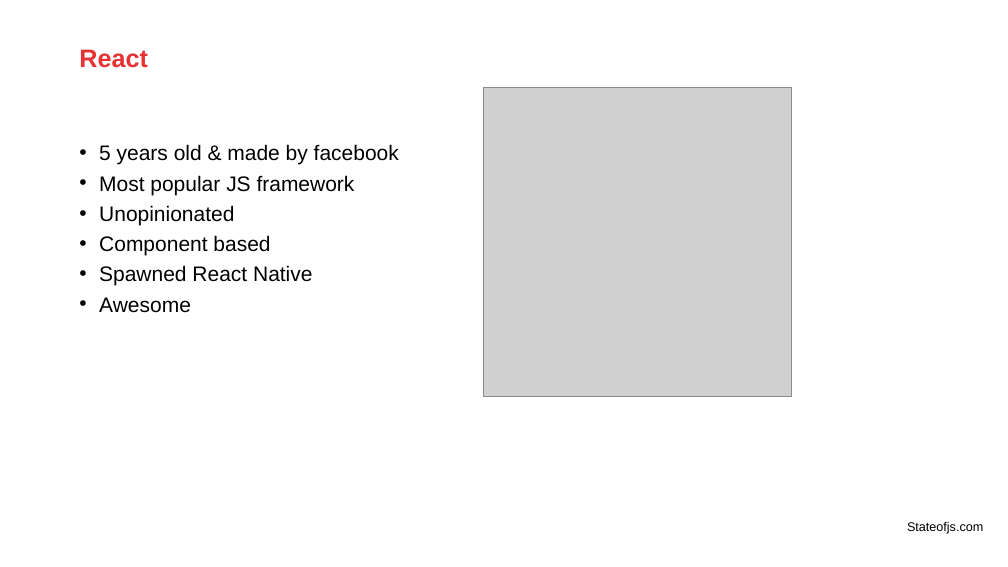
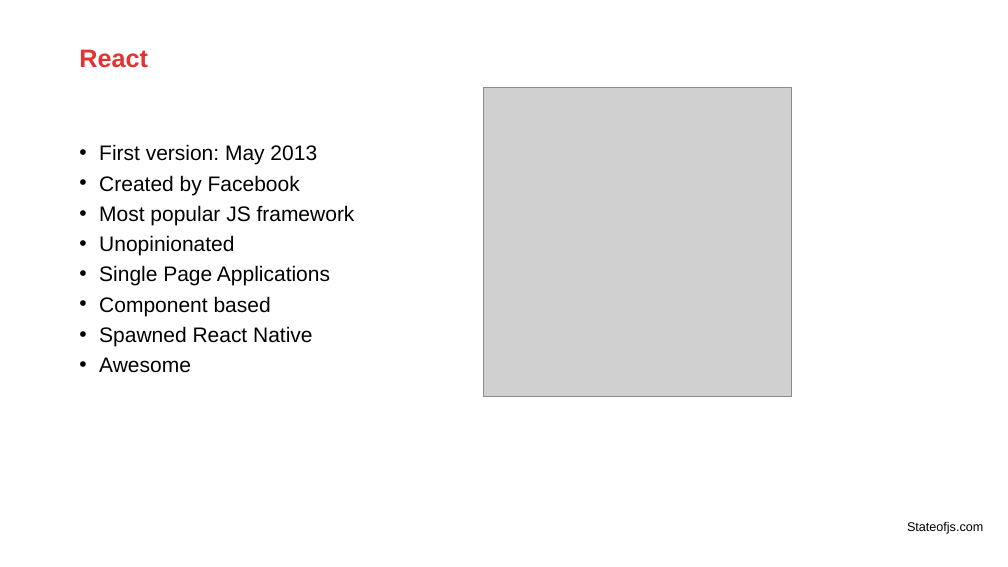
Before and after one commit to AMIS-Services/react-series, a slide deck: slide 2 of sig1/slides/SIG react 1.pptx. Drawn at 1008x567 pixels with LibreOffice and Linux fonts; fonts in the diff are those of the drawing; grey boxes stand for pictures; background and template pictures are left out. Boxes give left, top, right and bottom in pixels: in the first picture for what was removed or moved away, otherwise in the second. Text is boxed around its words. In the diff, an @@ line names an element or a change of style, - is before the commit and + after.

Commit message:
edit slides

```diff
--- a/sig1/slides/SIG react 1.pptx
+++ b/sig1/slides/SIG react 1.pptx
@@ text at (99,144,317,195): text changed @@
-• 5 years old & made by facebook
+• First version: May 2013
+• Created by Facebook
@@ text at (99,265,330,286): paragraph added @@
+• Single Page Applications
```
Also in this commit, not shown: 13 other slides changed.
